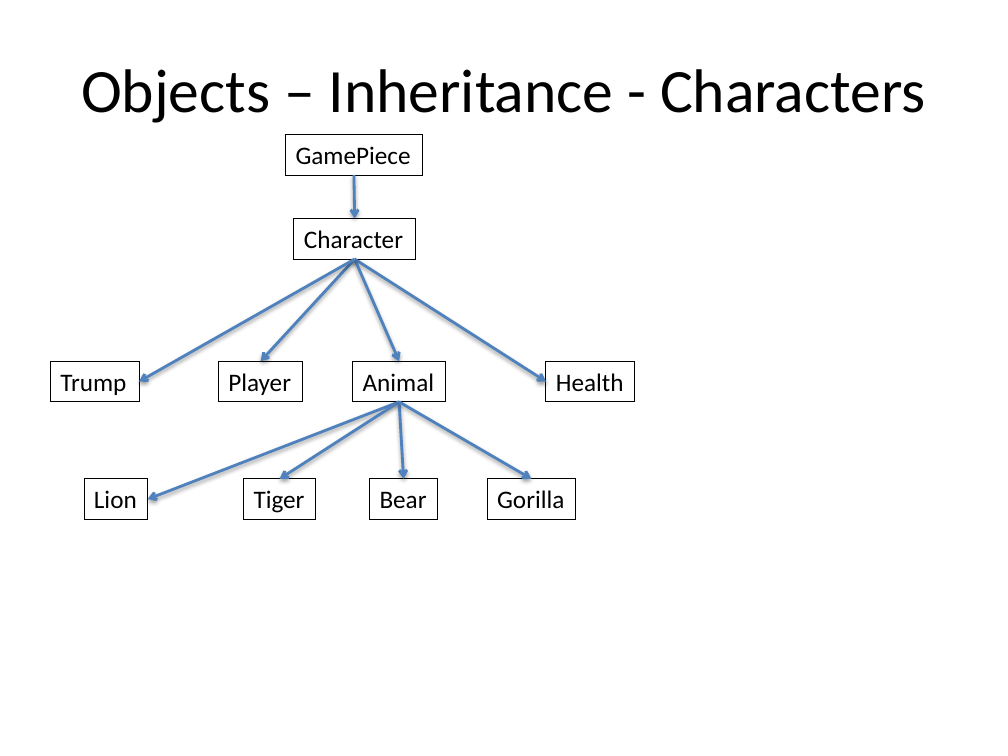
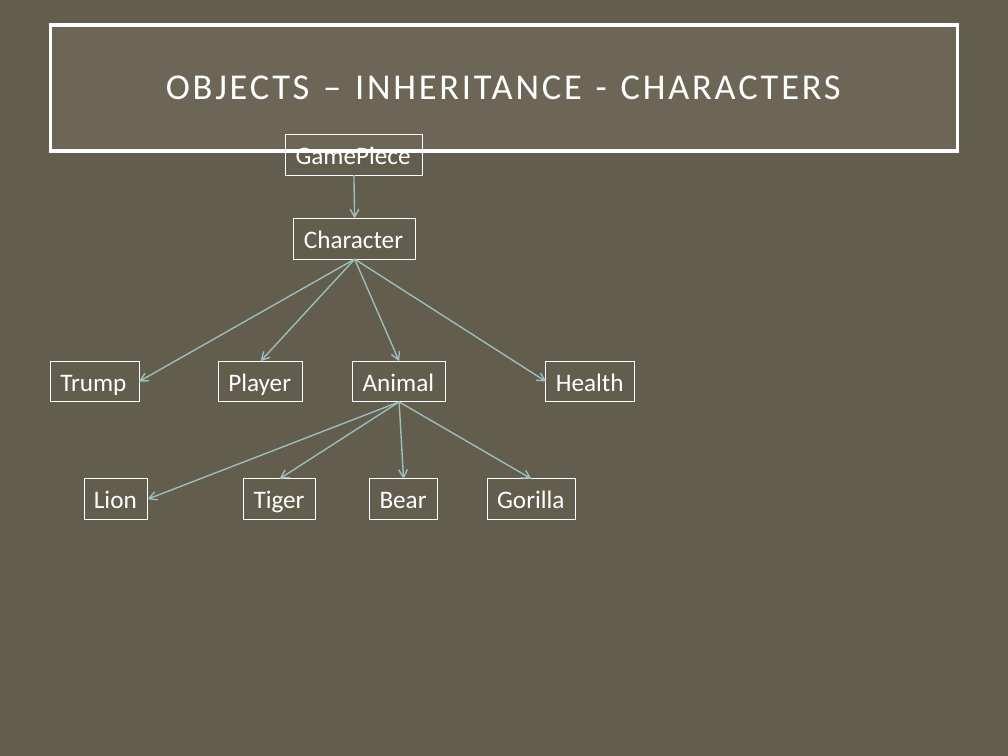
Before and after one commit to javisaurusrex/zookillsoccer, a slide deck: slide 12 of assets/game architecture/ZooKill Soccer Game Design Document.pptx. Drawn at 1008x756 pixels with LibreOffice and Linux fonts; fonts in the diff are those of the drawing. Boxes give left, top, right and bottom in pixels: in the first picture for what was removed or moved away, otherwise in the second. Text is boxed around its words. In the diff, an @@ line names an element or a change of style, - is before the commit and + after.

```diff
--- a/assets/game architecture/ZooKill Soccer Game Design Document.pptx
+++ b/assets/game architecture/ZooKill Soccer Game Design Document.pptx
@@ background #FFFFFF to #635D4D @@
@@ title "OBJECTS – INHERITANCE - CHARACTERS": place and size @@
-title "OBJECTS – INHERITANCE - CHARACTERS" at bbox=[81, 69, 926, 123]
+title "OBJECTS – INHERITANCE - CHARACTERS" at bbox=[50, 25, 958, 151]
@@ title "OBJECTS – INHERITANCE - CHARACTERS" at bbox=[50, 25, 958, 151]: fill none to #A7A08E at 15% opacity; outline none to #FFFFFF 2.5 pt @@
@@ title at bbox=[166, 75, 841, 99]: text changed; size 44 to 26 pt; text colour #000000 to #FFFFFF @@
-Objects – Inheritance - Characters
+OBJECTS – INHERITANCE - CHARACTERS
@@ text colour #000000 to #FFFFFF; outline #000000 0.75 pt to #FFFFFF 0.75 pt in 10 elements at bbox=[294, 219, 415, 259], bbox=[219, 361, 303, 401], bbox=[353, 361, 446, 401], bbox=[50, 361, 139, 401], bbox=[546, 361, 635, 401], bbox=[244, 479, 317, 519], bbox=[84, 479, 147, 519], bbox=[370, 479, 437, 519], bbox=[487, 479, 576, 519], bbox=[285, 134, 422, 174] @@
@@ arrow (354, 175) - (355, 219): stroke #4F81BD 2 pt to #9CBEBD 1 pt @@
@@ arrow (355, 259) - (139, 382): stroke #4F81BD 2 pt to #9CBEBD 1 pt @@
@@ arrow (355, 259) - (261, 361): stroke #4F81BD 2 pt to #9CBEBD 1 pt @@
@@ arrow (355, 259) - (546, 382): stroke #4F81BD 2 pt to #9CBEBD 1 pt @@
@@ arrow (355, 259) - (399, 361): stroke #4F81BD 2 pt to #9CBEBD 1 pt @@
@@ arrow (399, 402) - (148, 499): stroke #4F81BD 2 pt to #9CBEBD 1 pt @@
@@ arrow (399, 402) - (279, 479): stroke #4F81BD 2 pt to #9CBEBD 1 pt @@
@@ arrow (399, 402) - (403, 479): stroke #4F81BD 2 pt to #9CBEBD 1 pt @@
@@ arrow (399, 402) - (531, 479): stroke #4F81BD 2 pt to #9CBEBD 1 pt @@
```
Also in this commit, not shown: 29 other slides changed, 37 other files.
